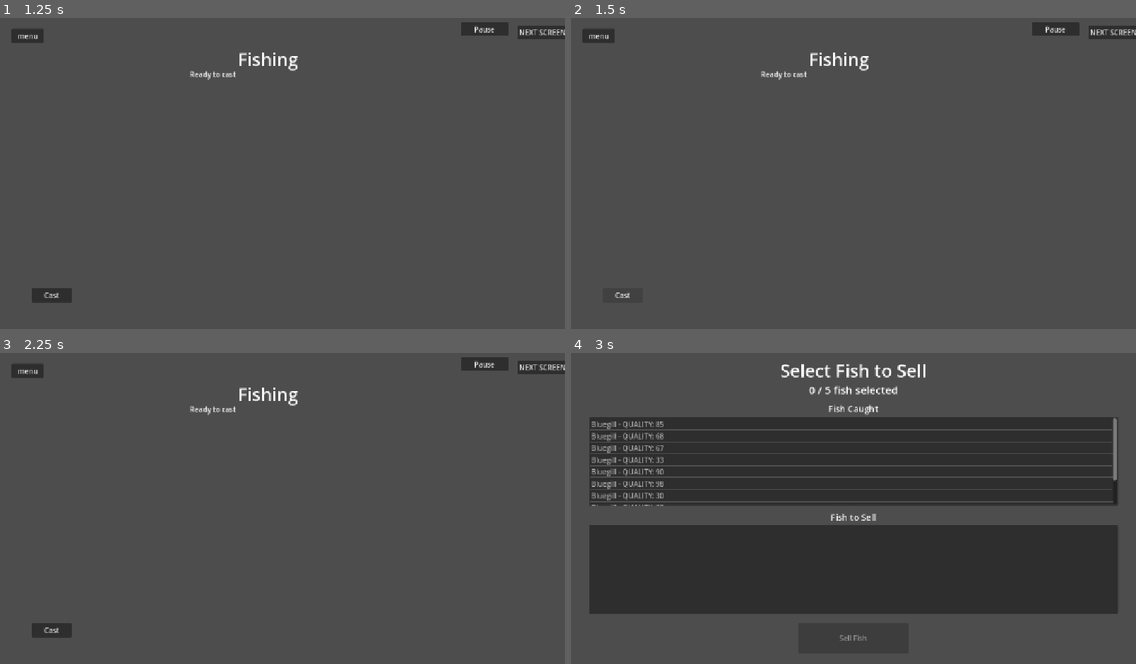
Above: before the commit, frames 1-4 (two rows, left to right).
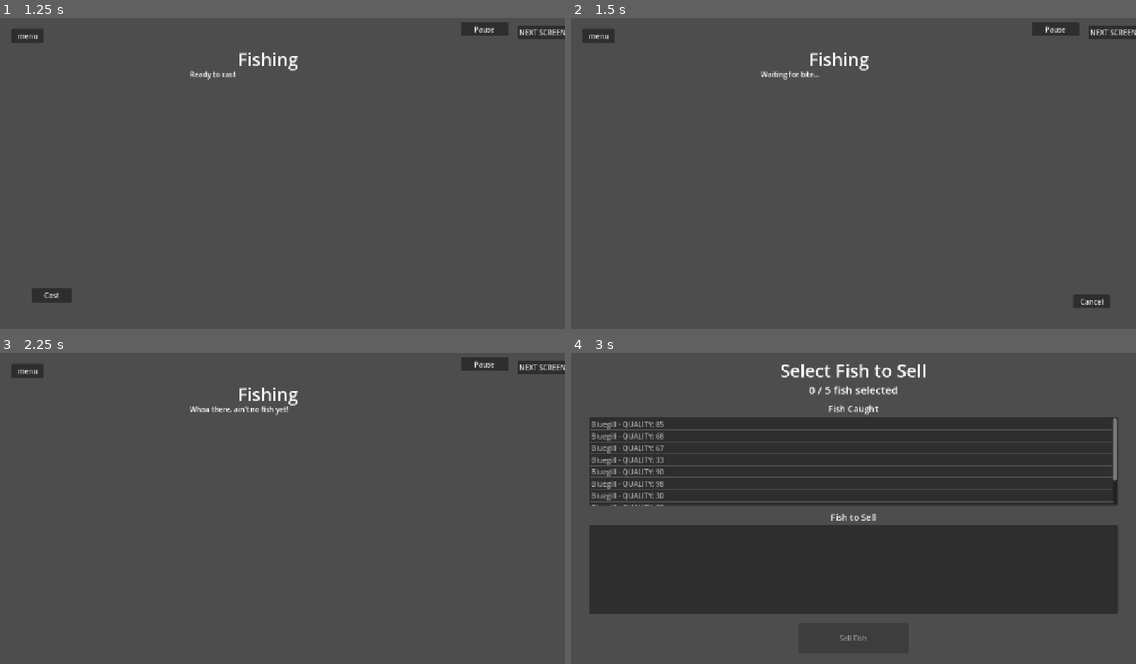
Above: after the commit, the same moments.

Repository: V-Mirea/comfy-summer-fishing-game
Game: Godot game, scene res://assets/game/game.tscn
The game is run twice, just before and just after one commit, with the same random seed, the same clock (stepped at 60 frames per second) and the same inputs. The engine's default icon, where the game draws it, is replaced by a stand-in: a white triangle on a blue panel in a dark square.
Inputs (mouse positions are in pixels of both pictures, inside the frame that each line leads up to):
- Up to frame 1 (1.25 s): click "play" at 0.5 s
- Up to frame 2 (1.5 s): click "Cast" at 1.25 s
- Up to frame 3 (2.25 s): click (519, 636) at 2 s, where only the run after the commit has a clickable "Cancel"
- Up to frame 4 (3 s): click "NEXT SCREEN" at 2.75 s

Frame 1 is identical in both runs. In frame 2, 0.4% of the frame differs, in the area x 7-96%, y 17-94%; in frame 3, 0.5%, in the area x 5-51%, y 17-92%; in frame 4, less than 0.1%.

Commit message:
when moving over the button events, forgot to just call the function instead of connecting it

Diff:
--- a/assets/game/fishing_scene/fishing_manager.gd
+++ b/assets/game/fishing_scene/fishing_manager.gd
@@ -147,7 +147,7 @@
 	PauseMenu.toggle()
 
 func _on_cancel_button_pressed() -> void:
-	state_machine.change_state.bind(State.IDLE)
+	state_machine.change_state(State.IDLE)
 
 func _on_cast_button_pressed() -> void:
-	cast_button.pressed.connect(state_machine.change_state.bind(State.WAITING_FOR_BITE))
+	state_machine.change_state(State.WAITING_FOR_BITE)
